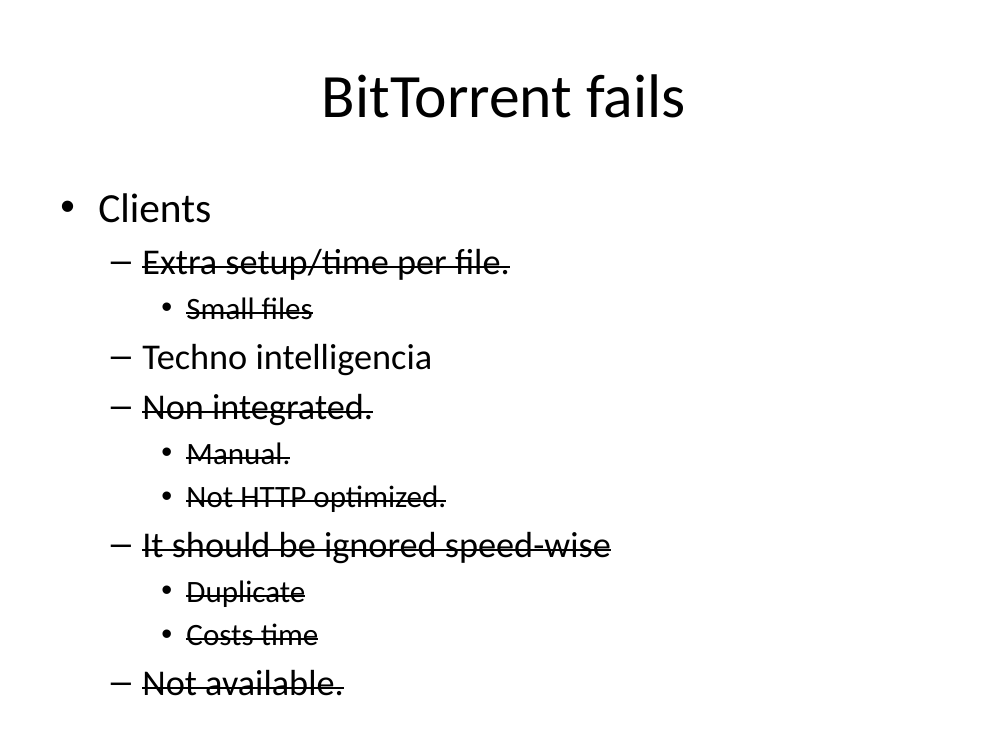
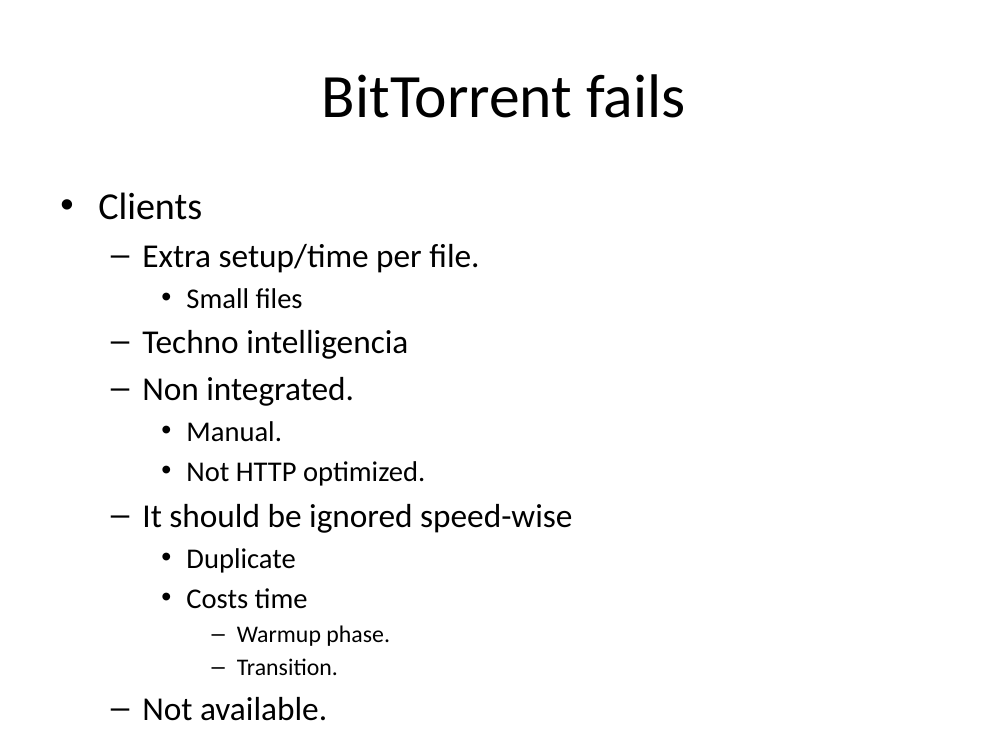
Before and after one commit to rdp/p2pwebclient, a slide deck: slide 11 of thesis_presentation/How to Make the Internet Faster.pptx (slide 37 before the commit). Drawn at 1008x756 pixels with LibreOffice and Linux fonts; fonts in the diff are those of the drawing. Boxes give left, top, right and bottom in pixels: in the first picture for what was removed or moved away, otherwise in the second. Text is boxed around its words. In the diff, an @@ line names an element or a change of style, - is before the commit and + after.

```diff
--- a/thesis_presentation/How to Make the Internet Faster.pptx
+++ b/thesis_presentation/How to Make the Internet Faster.pptx
@@ text at (x1=98, y1=192, x2=572, y2=609): size 29.6 to 27.2 pt in "Clients"; size 25.9 to 23.8 pt in "Extra setup/time per file.", "Techno intelligencia", "Non integrated.", "It should be ignored speed-wise" and 1 more places; strikethrough off in "Extra setup/time per file.", "Small files", "Non integrated.", "Manual." and 5 more places; size 22.2 to 20.4 pt in "Small files", "Manual.", "Not HTTP optimized.", "Duplicate" and 1 more places @@
@@ text at (x1=237, y1=625, x2=390, y2=675): paragraphs added @@
+      – Warmup phase.
+      – Transition.
```
Also in this commit, not shown: 20 other slides changed, 2 slides added, 2 slides removed.
